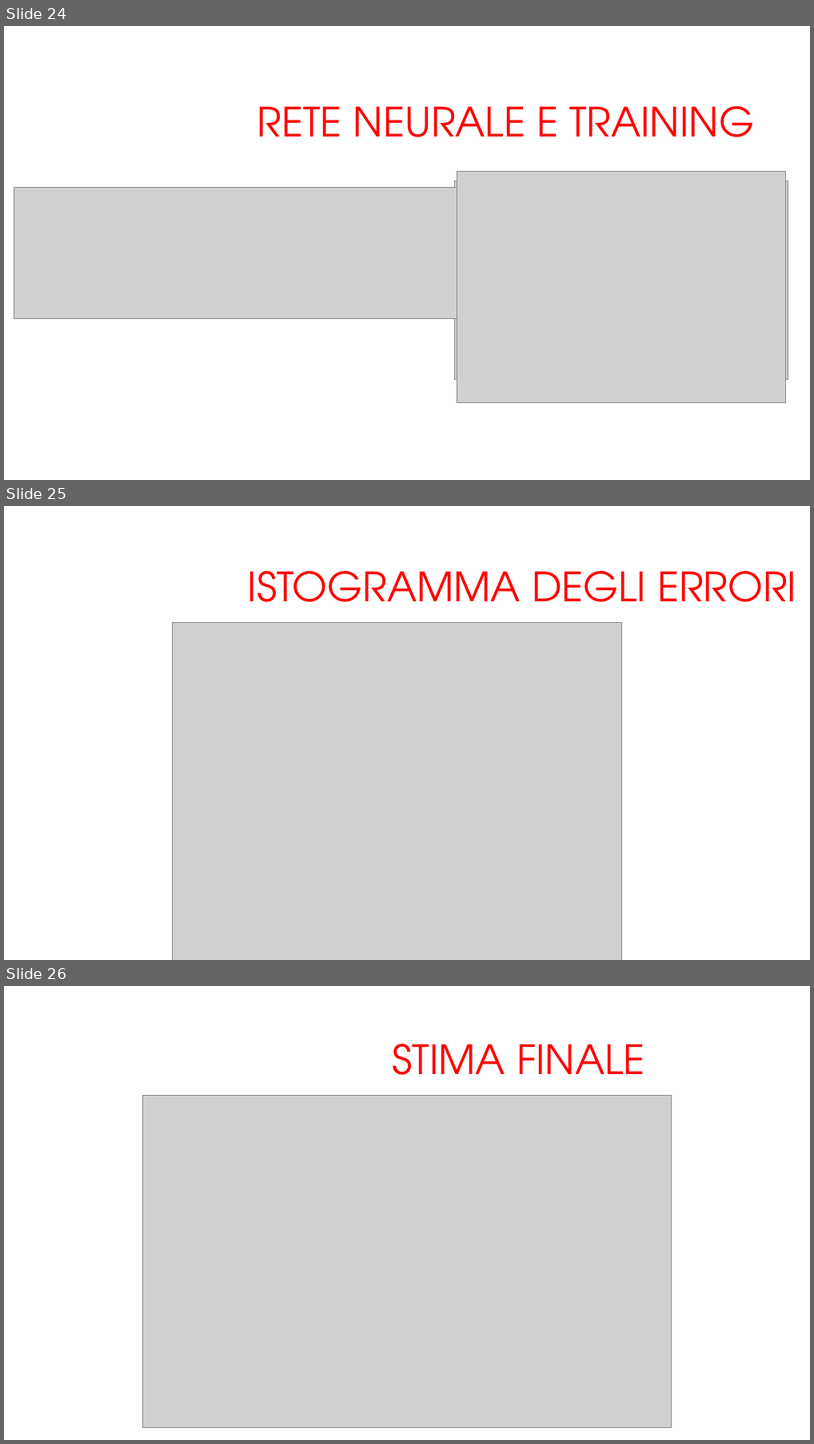
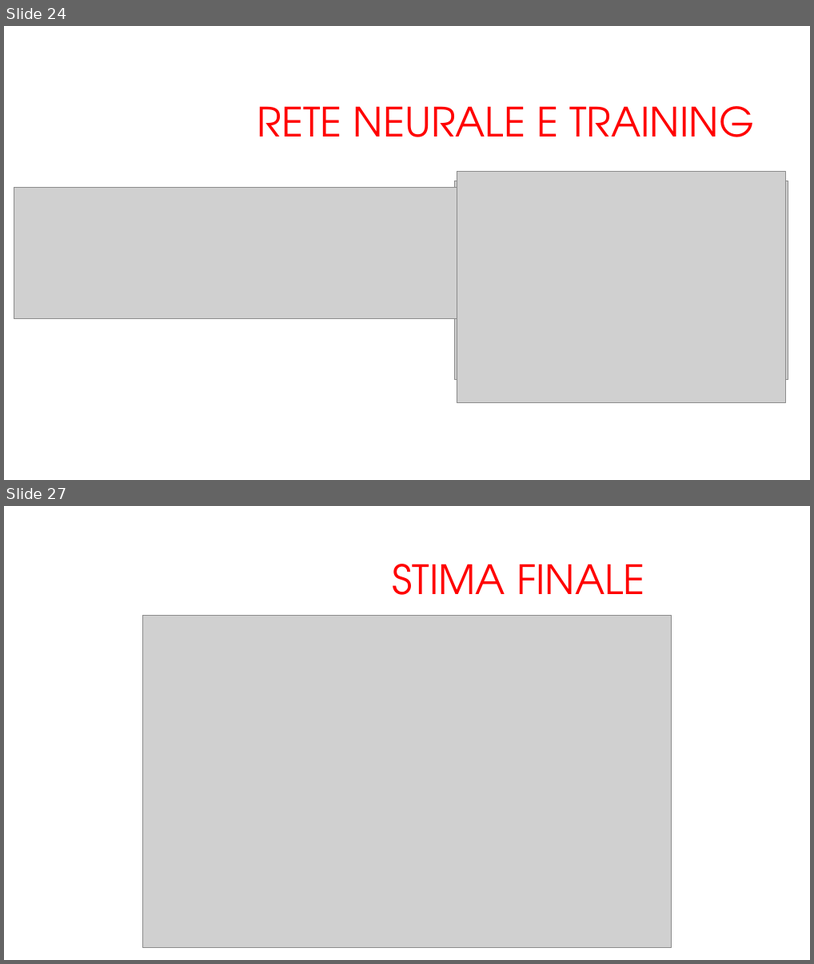
Before and after one commit to arrostini/predittoreDomeniche, a slide deck: progettomatlabfine (1).pptx. Shown one above the other, each under a label of ours: slides 24, 25 and 26 before the commit, slides 24 and 27 after it; the slides between them are not shown. The pictures are 814x1444 and 814x964 pixels, drawn with LibreOffice and Linux fonts; fonts in the diff are those of the drawing; grey boxes stand for pictures; background and template pictures are left out. Boxes give left, top, right and bottom in pixels: in the first picture for what was removed or moved away, otherwise in the second. Text is boxed around its words. In the diff, an @@ line names an element or a change of style, - is before the commit and + after.

```diff
--- a/progettomatlabfine (1).pptx
+++ b/progettomatlabfine (1).pptx
@@ slide 25 removed at [4, 506, 810, 960], background #FFFFFF @@
@@ text removed at [248, 571, 797, 602] @@
-ISTOGRAMMA DEGLI ERRORI
@@ picture removed at [172, 623, 622, 960] @@
@@ what was slide 26 is now slide 27 @@
```
Also in this commit, not shown: 3 slides changed, 2 slides added.
